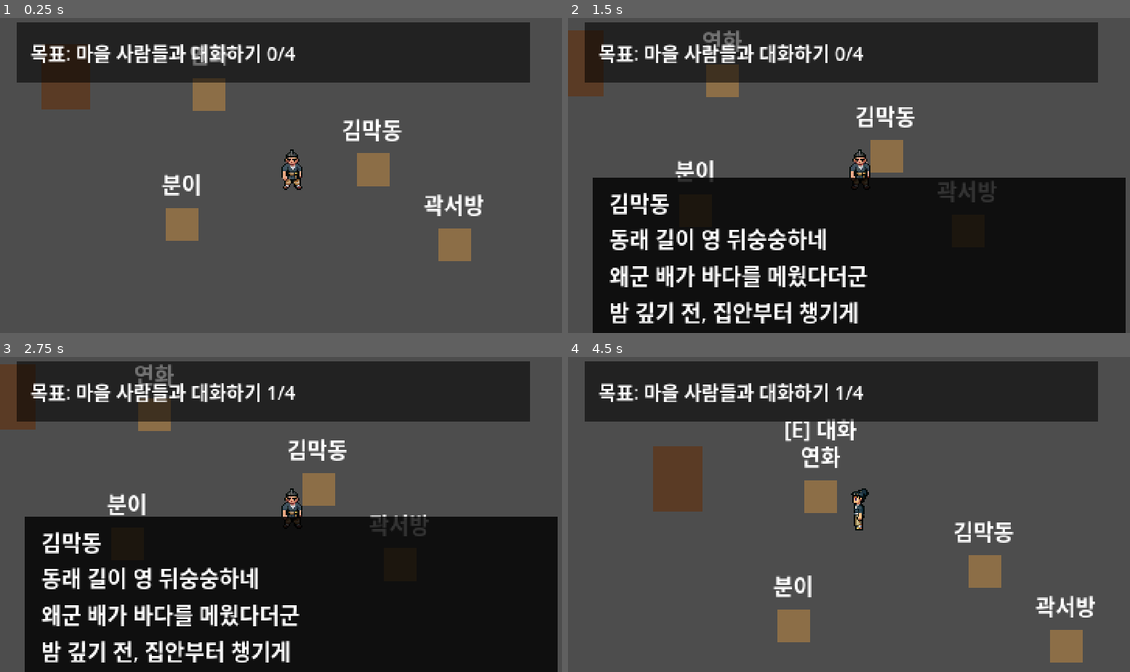
Above: before the commit, frames 1-4 (two rows, left to right).
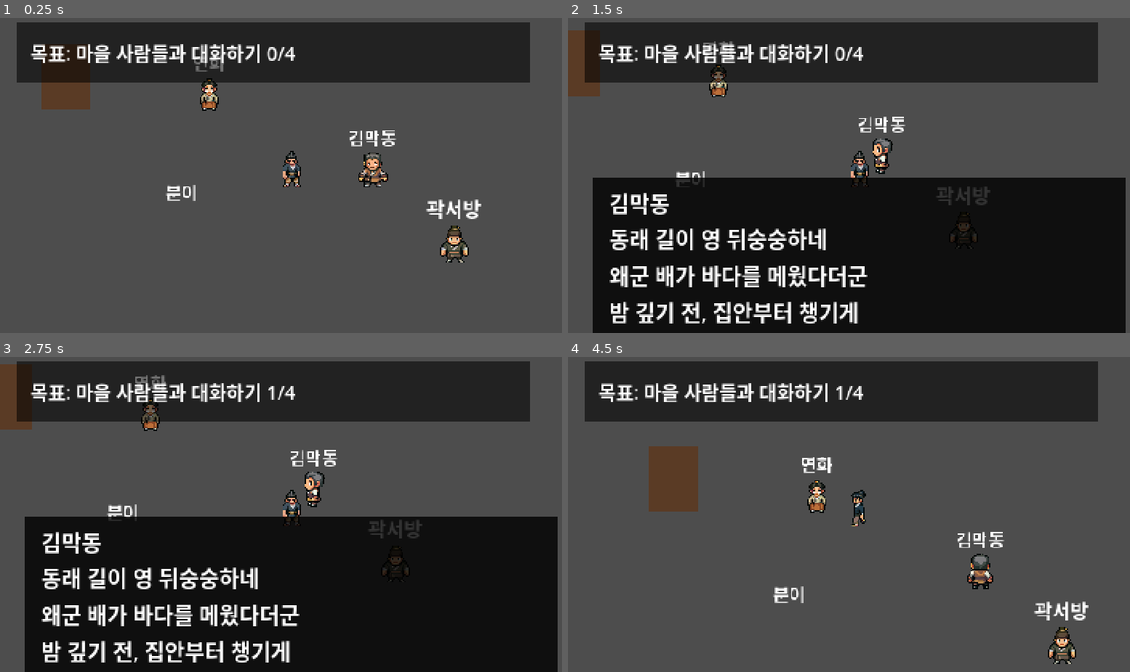
Above: after the commit, the same moments.

Repository: g23252a-svg/mumyeongrok
Game: Godot game, scene res://scenes/stages/test_room.tscn
Same seed, same stepped clock (60 frames per second), same inputs: the game is played once before the commit and once after it.
Inputs:
- Up to frame 1 (0.25 s): no input
- Up to frame 2 (1.5 s): tap Enter at 0.5 s; hold D 0.53-1.28 s; hold E 0.53-1.28 s; tap K (interact) at 0.6 s; tap Space at 0.77 s; hold S from 1.28 s (still down); tap E at 1.35 s
- Up to frame 3 (2.75 s): tap Space at 1.52 s; tap K (interact) at 1.55 s; release S at 2.03 s; hold D from 2.03 s (still down); hold E from 2.03 s (still down); tap J (attack) at 2.1 s
- Up to frame 4 (4.5 s): release D at 2.78 s; release E at 2.78 s; hold W 2.78-3.53 s; tap K (interact) at 2.85 s; tap Space at 3.02, 3.77 s; hold E 3.53-4.28 s; hold A from 3.53 s (still down); tap Enter at 4.35 s

The runs differ from the first frame. In frame 1, 4.1% of the frame differs, in the area x 28-87%, y 8-78%; in frame 2, 2.7%; in frame 3, 2.8%; in frame 4, 5.1%, in the area x 14-94%, y 19-98%.

Commit message:
v0.1: add pixel sprites for player and village NPCs

Diff:
--- /dev/null
+++ b/assets/sprites/characters/npcs/booni/new_sprite_frames.tres
@@ -0,0 +1,24 @@
+[gd_resource type="SpriteFrames" format=3 uid="uid://chjrsihq477ae"]
+
+[resource]
+animations = [{
+"frames": [],
+"loop": true,
+"name": &"idle_east",
+"speed": 5.0
+}, {
+"frames": [],
+"loop": true,
+"name": &"idle_north",
+"speed": 5.0
+}, {
+"frames": [],
+"loop": true,
+"name": &"idle_south",
+"speed": 5.0
+}, {
+"frames": [],
+"loop": true,
+"name": &"idle_west",
+"speed": 5.0
+}]
--- /dev/null
+++ b/assets/sprites/characters/npcs/gwak_seobang/gwak_seobang_frames.tres
@@ -0,0 +1,41 @@
+[gd_resource type="SpriteFrames" load_steps=5 format=3 uid="uid://dmv1efpefni7i"]
+
+[ext_resource type="Texture2D" uid="uid://bbhl4n6svo54x" path="res://assets/sprites/characters/npcs/gwak_seobang/gwak_seobang_east.png" id="1_y6mkt"]
+[ext_resource type="Texture2D" uid="uid://bumd3e7475lxe" path="res://assets/sprites/characters/npcs/gwak_seobang/gwak_seobang_north.png" id="2_ugoob"]
+[ext_resource type="Texture2D" uid="uid://cux5n3ymur75a" path="res://assets/sprites/characters/npcs/gwak_seobang/gwak_seobang_south.png" id="3_gkrru"]
+[ext_resource type="Texture2D" uid="uid://bhxvf5ab7o4ct" path="res://assets/sprites/characters/npcs/gwak_seobang/gwak_seobang_west.png" id="4_u7okn"]
+
+[resource]
+animations = [{
+"frames": [{
+"duration": 1.0,
+"texture": ExtResource("1_y6mkt")
+}],
+"loop": true,
+"name": &"idle_east",
+"speed": 5.0
+}, {
+"frames": [{
+"duration": 1.0,
+"texture": ExtResource("2_ugoob")
+}],
+"loop": true,
+"name": &"idle_north",
+"speed": 5.0
+}, {
+"frames": [{
+"duration": 1.0,
+"texture": ExtResource("3_gkrru")
+}],
+"loop": true,
+"name": &"idle_south",
+"speed": 5.0
+}, {
+"frames": [{
+"duration": 1.0,
+"texture": ExtResource("4_u7okn")
+}],
+"loop": true,
+"name": &"idle_west",
+"speed": 5.0
+}]
--- /dev/null
+++ b/assets/sprites/characters/npcs/kim_makdong/kim_makdong_frames.tres
@@ -0,0 +1,41 @@
+[gd_resource type="SpriteFrames" load_steps=5 format=3 uid="uid://bf1fepecr46gp"]
+
+[ext_resource type="Texture2D" uid="uid://cyfe2kiklcarv" path="res://assets/sprites/characters/npcs/kim_makdong/kim_makdong_east.png" id="1_d1g5u"]
+[ext_resource type="Texture2D" uid="uid://c0e3oaqfeipq1" path="res://assets/sprites/characters/npcs/kim_makdong/kim_makdong_north.png" id="2_ys16t"]
+[ext_resource type="Texture2D" uid="uid://d3figbh703qa8" path="res://assets/sprites/characters/npcs/kim_makdong/kim_makdong_south.png" id="3_jegni"]
+[ext_resource type="Texture2D" uid="uid://b23tlbh7nkoyn" path="res://assets/sprites/characters/npcs/kim_makdong/kim_makdong_west.png" id="4_51utg"]
+
+[resource]
+animations = [{
+"frames": [{
+"duration": 1.0,
+"texture": ExtResource("1_d1g5u")
+}],
+"loop": true,
+"name": &"idle_east",
+"speed": 5.0
+}, {
+"frames": [{
+"duration": 1.0,
+"texture": ExtResource("2_ys16t")
+}],
+"loop": true,
+"name": &"idle_north",
+"speed": 5.0
+}, {
+"frames": [{
+"duration": 1.0,
+"texture": ExtResource("3_jegni")
+}],
+"loop": true,
+"name": &"idle_south",
+"speed": 5.0
+}, {
+"frames": [{
+"duration": 1.0,
+"texture": ExtResource("4_51utg")
+}],
+"loop": true,
+"name": &"idle_west",
+"speed": 5.0
+}]
--- /dev/null
+++ b/assets/sprites/characters/npcs/yeonhwa/yeonhwa_frames.tres
@@ -0,0 +1,41 @@
+[gd_resource type="SpriteFrames" load_steps=5 format=3 uid="uid://cci6f8ctf56s0"]
+
+[ext_resource type="Texture2D" uid="uid://wunrdlwryaky" path="res://assets/sprites/characters/npcs/yeonhwa/yeonhwa_east.png" id="1_623x2"]
+[ext_resource type="Texture2D" uid="uid://gh4ikb5v6lp1" path="res://assets/sprites/characters/npcs/yeonhwa/yeonhwa_north.png" id="2_qtv88"]
+[ext_resource type="Texture2D" uid="uid://dmqpp2ewaflqj" path="res://assets/sprites/characters/npcs/yeonhwa/yeonhwa_south.png" id="3_8h51b"]
+[ext_resource type="Texture2D" uid="uid://jkcol2mtiqyd" path="res://assets/sprites/characters/npcs/yeonhwa/yeonhwa_west.png" id="4_mn4b1"]
+
+[resource]
+animations = [{
+"frames": [{
+"duration": 1.0,
+"texture": ExtResource("1_623x2")
+}],
+"loop": true,
+"name": &"idle_east",
+"speed": 5.0
+}, {
+"frames": [{
+"duration": 1.0,
+"texture": ExtResource("2_qtv88")
+}],
+"loop": true,
+"name": &"idle_north",
+"speed": 5.0
+}, {
+"frames": [{
+"duration": 1.0,
+"texture": ExtResource("3_8h51b")
+}],
+"loop": true,
+"name": &"idle_south",
+"speed": 5.0
+}, {
+"frames": [{
+"duration": 1.0,
+"texture": ExtResource("4_mn4b1")
+}],
+"loop": true,
+"name": &"idle_west",
+"speed": 5.0
+}]
--- a/scenes/actors/npc.tscn
+++ b/scenes/actors/npc.tscn
@@ -12,6 +12,7 @@
 script = ExtResource("1_7xp2e")
 
 [node name="Sprite" type="ColorRect" parent="."]
+visible = false
 offset_left = -12.0
 offset_top = -12.0
 offset_right = 12.0
@@ -43,3 +44,6 @@
 offset_bottom = -39.0
 text = "[E] 대화"
 horizontal_alignment = 1
+
+[node name="AnimatedSprite2D" type="AnimatedSprite2D" parent="."]
+animation = &"idle_west"
--- a/scenes/stages/test_room.tscn
+++ b/scenes/stages/test_room.tscn
@@ -1,12 +1,16 @@
-[gd_scene load_steps=13 format=3 uid="uid://b8vkxvsmwesu0"]
+[gd_scene load_steps=17 format=3 uid="uid://b8vkxvsmwesu0"]
 
 [ext_resource type="PackedScene" uid="uid://uqtjlp5ar27a" path="res://scenes/actors/player.tscn" id="1_lko3o"]
 [ext_resource type="Script" path="res://scripts/actors/camera_follow.gd" id="2_obux8"]
 [ext_resource type="PackedScene" uid="uid://bnxhol7ffe6lv" path="res://scenes/actors/npc.tscn" id="3_gphku"]
+[ext_resource type="SpriteFrames" uid="uid://bf1fepecr46gp" path="res://assets/sprites/characters/npcs/kim_makdong/kim_makdong_frames.tres" id="4_02qx0"]
 [ext_resource type="PackedScene" uid="uid://b85eyeq21yh3c" path="res://scenes/ui/dialogue_box.tscn" id="5_0psg8"]
+[ext_resource type="SpriteFrames" uid="uid://chjrsihq477ae" path="res://assets/sprites/characters/npcs/booni/new_sprite_frames.tres" id="5_3ft0d"]
 [ext_resource type="PackedScene" uid="uid://c02gkkgwltw46" path="res://scenes/ui/notebook_ui.tscn" id="5_l63ce"]
+[ext_resource type="SpriteFrames" uid="uid://dmv1efpefni7i" path="res://assets/sprites/characters/npcs/gwak_seobang/gwak_seobang_frames.tres" id="6_uddvr"]
 [ext_resource type="PackedScene" uid="uid://ck6jdxdkplkqj" path="res://scenes/ui/objective_ui.tscn" id="6_ui3kj"]
 [ext_resource type="PackedScene" uid="uid://ch1oitmud1o25" path="res://scenes/objects/home_door.tscn" id="7_edkim"]
+[ext_resource type="SpriteFrames" uid="uid://cci6f8ctf56s0" path="res://assets/sprites/characters/npcs/yeonhwa/yeonhwa_frames.tres" id="7_p3tpv"]
 [ext_resource type="Script" path="res://scripts/objects/home_door.gd" id="8_r0lme"]
 
 [sub_resource type="RectangleShape2D" id="RectangleShape2D_6egxa"]
@@ -42,6 +46,7 @@
 shape = SubResource("RectangleShape2D_45dtr")
 
 [node name="Player" parent="Walls" instance=ExtResource("1_lko3o")]
+scale = Vector2(0.9, 0.9)
 
 [node name="Camera2D" type="Camera2D" parent="."]
 script = ExtResource("2_obux8")
@@ -49,28 +54,36 @@
 
 [node name="NPC_KimMakdong" parent="." instance=ExtResource("3_gphku")]
 position = Vector2(60, 0)
+scale = Vector2(0.8, 0.8)
 description = "짚신을 삼던 이웃집 노인. 동래 길목의 소문을 누구보다 먼저 듣는다."
+npc_frames = ExtResource("4_02qx0")
 dialogue_lines = Array[String](["동래 길이 영 뒤숭숭하네", "왜군 배가 바다를 메웠다더군", "밤 깊기 전, 집안부터 챙기게"])
 
 [node name="NPC_Booni" parent="." instance=ExtResource("3_gphku")]
 position = Vector2(-80, 40)
+scale = Vector2(0.8, 0.8)
 npc_id = "booni"
 display_name = "분이"
 description = "우물가에서 물을 긷던 마을 처녀. 사람들의 말보다 손끝의 떨림을 먼저 보았다."
+npc_frames = ExtResource("5_3ft0d")
 dialogue_lines = Array[String](["우물가에 사람들이 몰렸어요", "말은 없는데 손끝이 떨렸어요", "무슨 일이 오는 걸까요?"])
 
 [node name="NPC_GwakSeobang" parent="." instance=ExtResource("3_gphku")]
 position = Vector2(120, 55)
+scale = Vector2(0.9, 0.9)
 npc_id = "gwak_seobang"
 display_name = "곽서방"
 description = "마을 대장간을 지키던 장인. 쇠 두드리는 소리로 세상의 낌새를 읽는다."
+npc_frames = ExtResource("6_uddvr")
 dialogue_lines = Array[String](["오늘은 낫보다 칼을 찾더군", "농사꾼 손에 쇠붙이가 들렸소", "문단속 단단히 하시오"])
 
 [node name="NPC_Wife" parent="." instance=ExtResource("3_gphku")]
 position = Vector2(-60, -55)
+scale = Vector2(0.8, 0.8)
 npc_id = "wife"
 display_name = "연화"
 description = "집 앞에서 주인공을 기다리던 아내. 평온한 저녁이 무너지는 소리를 가장 먼저 들었다."
+npc_frames = ExtResource("7_p3tpv")
 dialogue_lines = Array[String](["당신, 밖이 왜 이리 소란해요?", "개 짖는 소리도 오늘은 달라요", "멀리 가지 말고 곁에 있어요"])
 
 [node name="DialogueBox" parent="." instance=ExtResource("5_0psg8")]
--- a/scripts/actors/npc.gd
+++ b/scripts/actors/npc.gd
@@ -4,6 +4,10 @@
 @export var npc_id: String = "kim_makdong"
 @export var display_name: String = "김막동"
 @export var description: String = "짚신을 만들던 이웃집 노인."
+
+@export var npc_frames: SpriteFrames
+@export var start_direction: String = "south"
+
 @export var dialogue_lines: Array[String] = [
 	"오늘은 일찍 들어왔구먼.",
 	"산 너머 바다가 좀 이상하다는 말이 있네.",
@@ -19,6 +23,9 @@
 @export var npc_color: Color = Color(0.55, 0.43, 0.28)
 
 @onready var sprite: ColorRect = get_node_or_null("Sprite") as ColorRect
+@onready var legacy_sprite: CanvasItem = get_node_or_null("Sprite") as CanvasItem
+@onready var animated_sprite: AnimatedSprite2D = get_node_or_null("AnimatedSprite2D") as AnimatedSprite2D
+
 @onready var name_label: Label = get_node_or_null("NameLabel") as Label
 @onready var interaction_hint: Label = get_node_or_null("InteractionHint") as Label
 @onready var interact_area: Area2D = $InteractArea
@@ -27,13 +34,14 @@
 var has_talked: bool = false
 var e_was_down: bool = false
 var is_talking: bool = false
+var current_direction: String = "south"
 
 
 func _ready() -> void:
 	add_to_group("npc")
 
-	if sprite != null:
-		sprite.color = npc_color
+	current_direction = start_direction
+	_setup_visual()
 
 	if name_label != null:
 		name_label.text = display_name
@@ -49,9 +57,36 @@
 	print("[NPC READY] ", display_name)
 
 
+func _setup_visual() -> void:
+	if animated_sprite == null:
+		if sprite != null:
+			sprite.color = npc_color
+			sprite.visible = true
+		return
+
+	if npc_frames != null:
+		animated_sprite.sprite_frames = npc_frames
+		animated_sprite.visible = true
+
+		if legacy_sprite != null:
+			legacy_sprite.visible = false
+
+		var anim_name: String = "idle_" + current_direction
+		_play_npc_animation(anim_name)
+	else:
+		animated_sprite.visible = false
+
+		if legacy_sprite != null:
+			legacy_sprite.visible = true
+
+		if sprite != null:
+			sprite.color = npc_color
+
+
 func _on_body_entered(body: Node) -> void:
 	if body.is_in_group("player"):
 		player_in_range = true
+		_face_player()
 
 		if interaction_hint != null and not is_talking:
 			interaction_hint.visible = true
@@ -73,12 +108,15 @@
 	if is_talking:
 		return
 
-	var interact_pressed := false
+	if player_in_range:
+		_face_player()
+
+	var interact_pressed: bool = false
 
 	if InputMap.has_action("interact") and Input.is_action_just_pressed("interact"):
 		interact_pressed = true
 
-	var e_down := Input.is_key_pressed(KEY_E) or Input.is_physical_key_pressed(KEY_E)
+	var e_down: bool = Input.is_key_pressed(KEY_E) or Input.is_physical_key_pressed(KEY_E)
 
 	if e_down and not e_was_down:
 		interact_pressed = true
@@ -91,6 +129,7 @@
 
 func talk() -> void:
 	is_talking = true
+	_face_player()
 
 	if interaction_hint != null:
 		interaction_hint.visible = false
@@ -111,7 +150,7 @@
 	if player != null and player.has_method("lock"):
 		player.lock()
 
-	var is_yeonhwa_return_talk := (
+	var is_yeonhwa_return_talk: bool = (
 		npc_id == "wife"
 		and QuestSystem.is_all_villagers_talked()
 		and not QuestSystem.is_returned_to_yeonhwa()
@@ -138,3 +177,55 @@
 
 	if player_in_range and interaction_hint != null:
 		interaction_hint.visible = true
+
+
+func _get_direction_to_player() -> String:
+	var player = get_tree().get_first_node_in_group("player")
+
+	if player == null:
+		return current_direction
+
+	var diff: Vector2 = player.global_position - global_position
+
+	if abs(diff.x) > abs(diff.y):
+		if diff.x > 0:
+			return "east"
+		else:
+			return "west"
+	else:
+		if diff.y > 0:
+			return "south"
+		else:
+			return "north"
+
+
+func _face_player() -> void:
+	if npc_frames == null:
+		return
+	if animated_sprite == null:
+		return
+	if animated_sprite.sprite_frames == null:
+		return
+
+	current_direction = _get_direction_to_player()
+
+	var anim_name: String = "idle_" + current_direction
+	_play_npc_animation(anim_name)
+
+
+func _play_npc_animation(anim_name: String) -> void:
+	if anim_name == "":
+		anim_name = "idle_south"
+
+	if animated_sprite == null:
+		return
+	if animated_sprite.sprite_frames == null:
+		return
+
+	var anim_key = StringName(anim_name)
+
+	if animated_sprite.sprite_frames.has_animation(anim_key):
+		if animated_sprite.animation != anim_key:
+			animated_sprite.play(anim_key)
+	else:
+		print("[NPC] missing animation: ", anim_name)
--- a/scripts/actors/player.gd
+++ b/scripts/actors/player.gd
@@ -173,9 +173,16 @@
 func _update_animation(input_vector: Vector2) -> void:
 	if input_vector != Vector2.ZERO:
 		var direction_name: String = _get_direction_name(input_vector)
+
+		if direction_name == "":
+			direction_name = "south"
+
 		last_direction = direction_name
-		_play_animation_safe("idle_" + last_direction)
+		_play_animation_safe("walk_" + direction_name)
 	else:
+		if last_direction == "":
+			last_direction = "south"
+
 		_play_animation_safe("idle_" + last_direction)
 
 
Binary file added: assets/sprites/characters/npcs/booni/booni_east.png
Not shown, added: assets/sprites/characters/npcs/booni/booni_east.png.import
Binary file added: assets/sprites/characters/npcs/booni/booni_north.png
Not shown, added: assets/sprites/characters/npcs/booni/booni_north.png.import
Binary file added: assets/sprites/characters/npcs/booni/booni_south.png
Not shown, added: assets/sprites/characters/npcs/booni/booni_south.png.import
Binary file added: assets/sprites/characters/npcs/booni/booni_west.png
Not shown, added: assets/sprites/characters/npcs/booni/booni_west.png.import
Binary file added: assets/sprites/characters/npcs/gwak_seobang/gwak_seobang_east.png
Not shown, added: assets/sprites/characters/npcs/gwak_seobang/gwak_seobang_east.png.import
Binary file added: assets/sprites/characters/npcs/gwak_seobang/gwak_seobang_north.png
Not shown, added: assets/sprites/characters/npcs/gwak_seobang/gwak_seobang_north.png.import
(and 20 more such lines)
